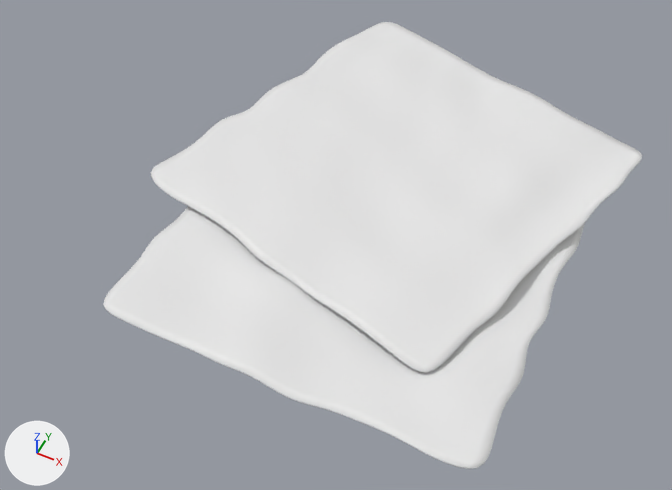
What one commit did to the Blender file Non-Unity Assets/Sprint 6/Sammy Models/Napkins.blend.
Before and after are seen from a 50 mm lens placed at (0.0333, -0.0755, 0.0916), pointed at (-0.0056, 0.0022, -0.0056). Lighting does not change. The marker at lower left points along +X, +Y and +Z.

The older version as bpy lines, for what is in view:
```python
me_plane_001 = bpy.data.meshes.new('Plane.001')
me_plane_001.from_pydata(...)  # 288 vertices, 242 faces; spans x -1.49..1.03, y -1.77..1.03, z -0.05..0.1
me_plane_001.polygons.foreach_set('use_smooth', [True] * 242)
me_plane_001.materials.append(mat_napkin)  # white #e7e7e7
ob_plane_001 = bpy.data.objects.new('Plane.001', me_plane_001)
ob_plane_001.location = (-0.0015, 0.0143, 0.0013)
ob_plane_001.rotation_euler = (0.0, 3.142, -0.278)  # degrees (0, 180, -16)
ob_plane_001.scale = (0.0251, 0.0251, 0.0251)
_m = ob_plane_001.modifiers.new('Subdivision', 'SUBSURF')
_m = ob_plane_001.modifiers.new('Solidify', 'SOLIDIFY')
_m.thickness = 0.005
```
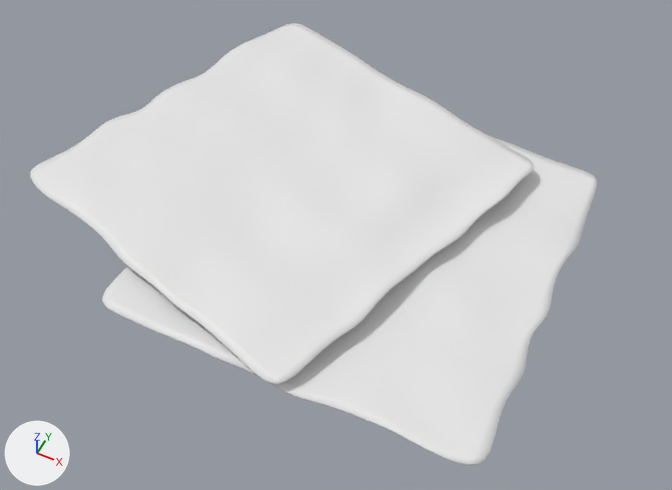
Changed parts and their boxes (x1, y1, x2, y2) in the pictures (672 x 490 px; the box of a moved part takes in the faces that stretch with it):
'Plane.001', reshaped
    before: (103, 22, 642, 469)
    after: (30, 23, 597, 465)
part 1 of me_plane_001, moved or reshaped
    before: (151, 22, 642, 372)
    after: (30, 23, 534, 384)
part 2 of me_plane_001, moved or reshaped
    before: (103, 206, 585, 469)
    after: (102, 137, 597, 465)

The edits, one by one:
me_plane_001 has 288 vertices, 242 faces and spans x -1.49..1.03, y -1.77..1.03, z -0.05..0.1.
me_plane_001 is used by ob_plane_001; location (-0.0015, 0.0143, 0.0013); rotation (0.0, 3.142, -0.278), in degrees (0, 180, -16); scale (0.0251, 0.0251, 0.0251).
me_plane_001 part 1: the loose piece of 144 vertices spanning x -1.03..1.03, y -1.03..1.03, z -0.05..0.07 is turned 1.8 degrees about the z axis through its middle, then moved by (0.4, -0.51, -0.06).
me_plane_001 part 2: the loose piece of 144 vertices spanning x -1.49..1.02, y -1.77..0.7, z -0.02..0.1 is moved by (0.0, 0.0, -0.04).
